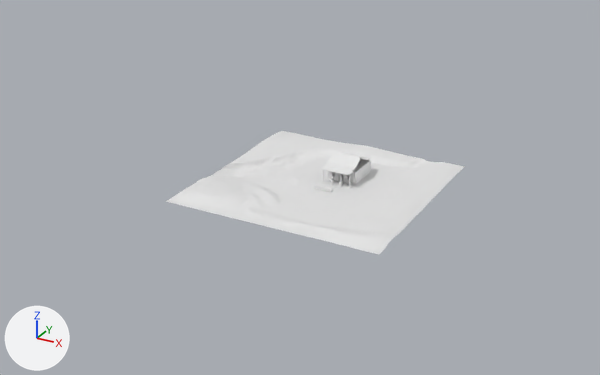
Two versions of the Blender file Art/Garden/Garden.blend, one commit apart.
Camera for both pictures: a camera (50 mm lens) standing at (1633.0, -3186.0, 1546.0) and looking at (-291.0, 311.0, -202.0). Every picture has the same lights, and +X, +Y and +Z are marked at lower left.
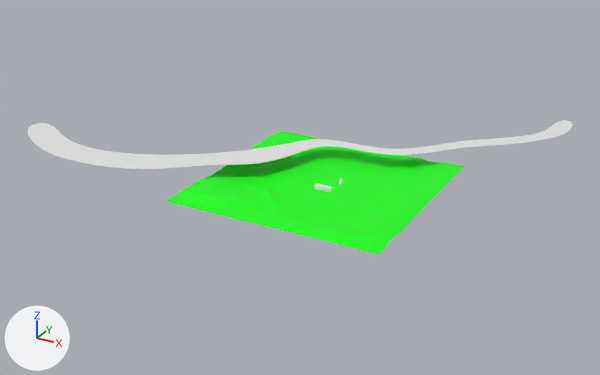
Pixel boxes (x1, y1, x2, y2) of what changed, in the pictures (600 x 375 px):
'Plane', recoloured (white to green)
    both: (166, 131, 465, 255)
'Stream', added
    after: (27, 120, 573, 169)
'Cube.015', hidden
    before: (321, 152, 371, 175)
'Cube.016', hidden
    before: (322, 174, 355, 189)
'Cube.004', hidden
    before: (343, 172, 355, 184)
'Cube.007', hidden
    before: (355, 167, 363, 184)
'Cube.014', hidden
    before: (353, 159, 370, 173)
'Cube.008', hidden
    before: (363, 161, 371, 178)
'Cube.003', hidden
    before: (328, 171, 339, 181)
'Cube.017', hidden
    before: (323, 171, 350, 188)

The change in detail:
Material 'Ground' (mat_ground) is new.
Its base color is (0.0, 1.0, 0.0) (green #00ff00).
me_plane_001 has 4225 vertices, 4096 faces and spans x -524.0..518.0, y -518.0..518.0, z -33.0..30.0.
me_plane_001 now uses material mat_ground (green #00ff00).
Mesh me_plane is new.
It has 28 vertices, 13 faces and spans x -1731.0..914.0, y -477.0..1318.0, z 63.0.
Object 'Cube.003' (ob_cube_003) is now hidden.
Object 'Cube.007' (ob_cube_007) is now hidden.
Object 'Cube.008' (ob_cube_008) is now hidden.
Object 'Cube.004' (ob_cube_004) is now hidden.
Object 'Cube.014' (ob_cube_014) is now hidden.
Object 'Cube.015' (ob_cube_015) is now hidden.
Object 'Cube.016' (ob_cube_016) is now hidden.
Object 'Cube.017' (ob_cube_017) is now hidden.
Object 'Stream' (ob_stream) is new; it shows me_plane.
Its location is (0.0, 0.0, 0.0).
It gains a SUBSURF modifier named 'Subdivision'.
Modifier setting: levels = 4.
Modifier setting: render_levels = 4.
It gains a DECIMATE modifier named 'Decimate'.
